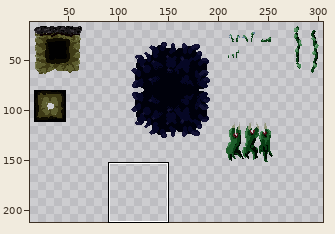
Pixel-art file: asset-sources/tilesets/nexus-mix.aseprite. Above: a wide view before the commit, with the close-up outlined.
Close-up. Before the commit:
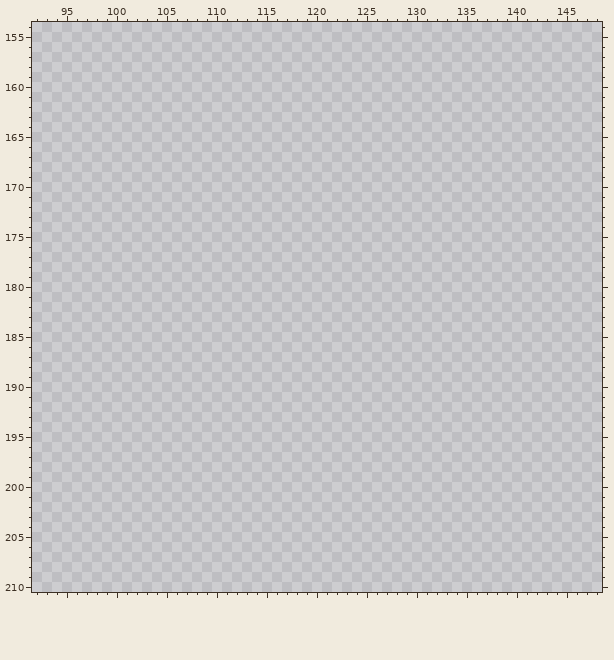
320x320 pixels, 1 frame. Colours within 5 levels of each other are drawn and written as one. Shown: x 92..148, y 154..210. The wide view leaves out empty margins. The commit also changed other parts of the picture, which this record leaves out.
Once edited:
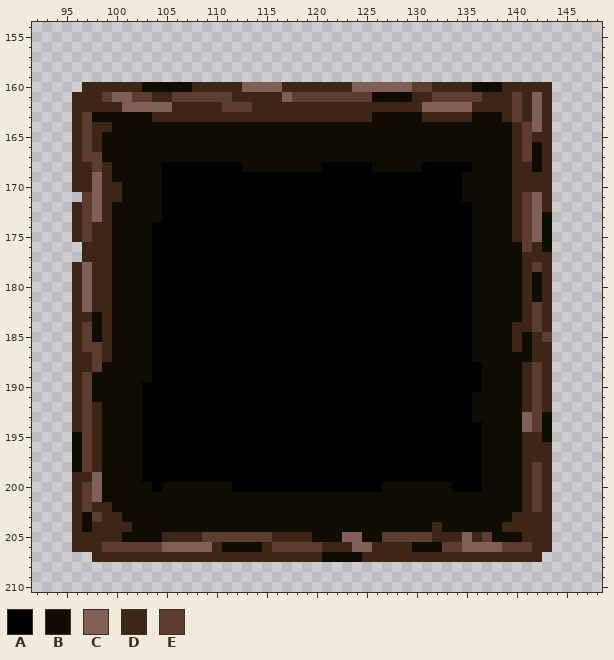
Palette (. is transparent): A #010101  B #0f0c02  C #7f5f57  D #3e2616  E #5d3d2f
Change:
Changed rows in their new state; - is an unchanged pixel.
Layer "Layer 1":
first column x 96:
160 -DDDDDDBBBBBDDDDDCCCCDDDDDDDCCCCCCEEDDDDBBBDDDDD
161 DDDECCEEDDEEEEEEDDDDDCEEEEEEEEBBBBDDEEEEEDDDEDCD
162 DDDDDCCCCCDDDDDEEEDDDDDDDDDDDDDDDDDCCCCCDDDDEDCD
163 DEBBBBBBDDDDDDDDDDDDDDDDDDDDDDBBBBBDDDDDBBBDEDCD
164 DEDDBBBBBBBBBBBBBBBBBBBBBBBBBBBBBBBBBBBBBBBBDECD
165 DEDBBBBBBBBBBBBBBBBBBBBBBBBBBBBBBBBBBBBBBBBBDEDD
166 DEDBBBBBBBBBBBBBBBBBBBBBBBBBBBBBBBBBBBBBBBBBDEBD
167 DEEBBBBBBBBBBBBBBBBBBBBBBBBBBBBBBBBBBBBBBBBBDEBD
168 DDEDBBBBBAAAAAAAABBBBBBBBAAAAABBBBBAAAAABBBBDDBD
169 DDCDBBBBBAAAAAAAAAAAAAAAAAAAAAAAAAAAAAABBBBBDDDD
170 DDCDDBBBBAAAAAAAAAAAAAAAAAAAAAAAAAAAAAABBBBBDDDD
171 -ECDDBBBBAAAAAAAAAAAAAAAAAAAAAAAAAAAAAABBBBBDECD
172 DECDBBBBBAAAAAAAAAAAAAAAAAAAAAAAAAAAAAAABBBBDECD
173 DECDBBBBBAAAAAAAAAAAAAAAAAAAAAAAAAAAAAAABBBBDECB
174 DEDDBBBBAAAAAAAAAAAAAAAAAAAAAAAAAAAAAAAABBBBDECB
175 DEDDBBBBAAAAAAAAAAAAAAAAAAAAAAAAAAAAAAAABBBBDECB
176 -DDDBBBBAAAAAAAAAAAAAAAAAAAAAAAAAAAAAAAABBBBBEDB
177 -DDDBBBBAAAAAAAAAAAAAAAAAAAAAAAAAAAAAAAABBBBBDDD
178 DCDDBBBBAAAAAAAAAAAAAAAAAAAAAAAAAAAAAAAABBBBBDED
179 DCDDBBBBAAAAAAAAAAAAAAAAAAAAAAAAAAAAAAAABBBBBDBD
180 DCDDBBBBAAAAAAAAAAAAAAAAAAAAAAAAAAAAAAAABBBBBDBD
181 DCDDBBBBAAAAAAAAAAAAAAAAAAAAAAAAAAAAAAAABBBBBDBD
182 DCDDBBBBAAAAAAAAAAAAAAAAAAAAAAAAAAAAAAAABBBBBDED
183 DDBDBBBBAAAAAAAAAAAAAAAAAAAAAAAAAAAAAAAABBBBBDED
184 DEBDBBBBAAAAAAAAAAAAAAAAAAAAAAAAAAAAAAAABBBBDDED
185 DEBDBBBBAAAAAAAAAAAAAAAAAAAAAAAAAAAAAAAABBBBDBDE
186 DEEDBBBBAAAAAAAAAAAAAAAAAAAAAAAAAAAAAAAABBBBDBDD
187 DDEDBBBBAAAAAAAAAAAAAAAAAAAAAAAAAAAAAAAABBBBBBDD
188 DDEBBBBBAAAAAAAAAAAAAAAAAAAAAAAAAAAAAAAAABBBBDED
189 DEBBBBBBAAAAAAAAAAAAAAAAAAAAAAAAAAAAAAAAABBBBDED
190 DEBBBBBAAAAAAAAAAAAAAAAAAAAAAAAAAAAAAAAAABBBBDED
191 DEBBBBBAAAAAAAAAAAAAAAAAAAAAAAAAAAAAAAAABBBBBDED
192 DEDBBBBAAAAAAAAAAAAAAAAAAAAAAAAAAAAAAAAABBBBBDED
193 DEDBBBBAAAAAAAAAAAAAAAAAAAAAAAAAAAAAAAAABBBBBCEB
194 DEDBBBBAAAAAAAAAAAAAAAAAAAAAAAAAAAAAAAAAABBBBCEB
195 BEDBBBBAAAAAAAAAAAAAAAAAAAAAAAAAAAAAAAAAABBBBDDB
196 BEDBBBBAAAAAAAAAAAAAAAAAAAAAAAAAAAAAAAAAABBBBDDD
197 BEDBBBBAAAAAAAAAAAAAAAAAAAAAAAAAAAAAAAAAABBBBDDD
198 BEDBBBBAAAAAAAAAAAAAAAAAAAAAAAAAAAAAAAAAABBBBDED
199 DDCBBBBAAAAAAAAAAAAAAAAAAAAAAAAAAAAAAAAAABBBBDED
200 DECBBBBBABBBBBBBAAAAAAAAAAAAAAABBBBBBBAAABBBBDED
201 DECBBBBBBBBBBBBBBBBBBBBBBBBBBBBBBBBBBBBBBBBBBDED
202 DEDDBBBBBBBBBBBBBBBBBBBBBBBBBBBBBBBBBBBBBBBBBDED
203 DBEDDBBBBBBBBBBBBBBBBBBBBBBBBBBBBBBBBBBBBBBBDDDD
204 DBDDDDBBBBBBBBBBBBBBBBBBBBBBBBBBBBBBDBBBBBBDDDDD
205 DDDDDBBBBDDDDEEEEEEEDDDDBBBCCBBEEEEEDDDCDEBBBDDD
206 DDDEEEEEECCCCCDBBBBDEEEEEDDDCCDDDDBBBEECCCCEEEDD
207 --DDDDDDDDDDDDDDDDDDDDDDDBBBBDDDDDDDDDDDDDDDDDD-
Changed places in both close-ups, as pixel boxes (x1, y1, x2, y2):
added: (72, 82, 552, 562)
